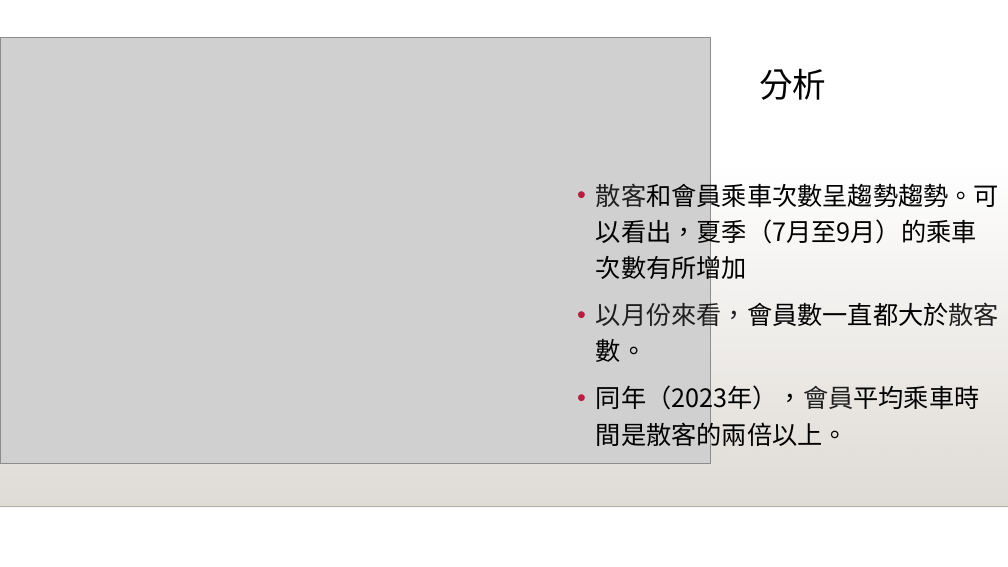
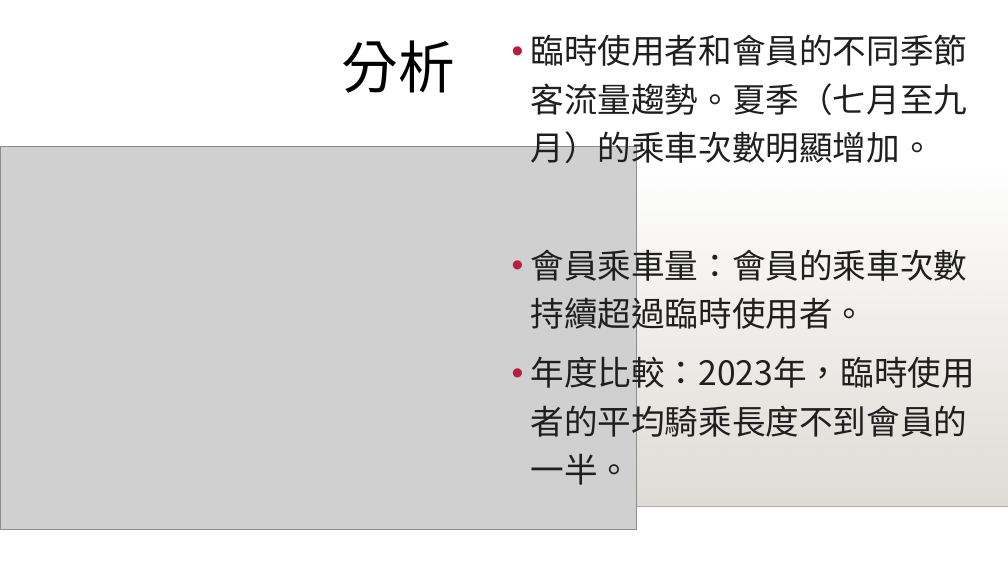
Before and after one commit to y4611676/Unanimous-Project, a slide deck: slide 12 of Analyze_project/Bike_Share/共享單車如何成功.pptx. Drawn at 1008x567 pixels with LibreOffice and Linux fonts; fonts in the diff are those of the drawing; grey boxes stand for pictures; background and template pictures are left out. Boxes give left, top, right and bottom in pixels: in the first picture for what was removed or moved away, otherwise in the second. Text is boxed around its words. In the diff, an @@ line names an element or a change of style, - is before the commit and + after.

```diff
--- a/Analyze_project/Bike_Share/共享單車如何成功.pptx
+++ b/Analyze_project/Bike_Share/共享單車如何成功.pptx
@@ text "分析": place and size @@
-text "分析" at (759,68,826,100)
+text "分析" at (342,40,455,93)
@@ text "分析" at (342,40,455,93): size 32 to 54 pt; alignment centre to left @@
@@ text at (530,34,975,485): text changed; size 24 to 32 pt; text colour #000000 to #1F1F1F @@
-• 散客和會員乘車次數呈趨勢趨勢。可以看出，夏季（7月至9月）的乘車次數有所增加
-• 以月份來看，會員數一直都大於散客數。
-• 同年（2023年），會員平均乘車時間是散客的兩倍以上。
+• 臨時使用者和會員的不同季節客流量趨勢。夏季（七月至九月）的乘車次數明顯增加。
+• 會員乘車量：會員的乘車次數持續超過臨時使用者。
+• 年度比較：2023年，臨時使用者的平均騎乘長度不到會員的一半。
@@ picture: place and size @@
-picture at (0,37,711,464)
+picture at (0,147,637,529)
```
Also in this commit, not shown: 11 other slides changed, 1 other file.
